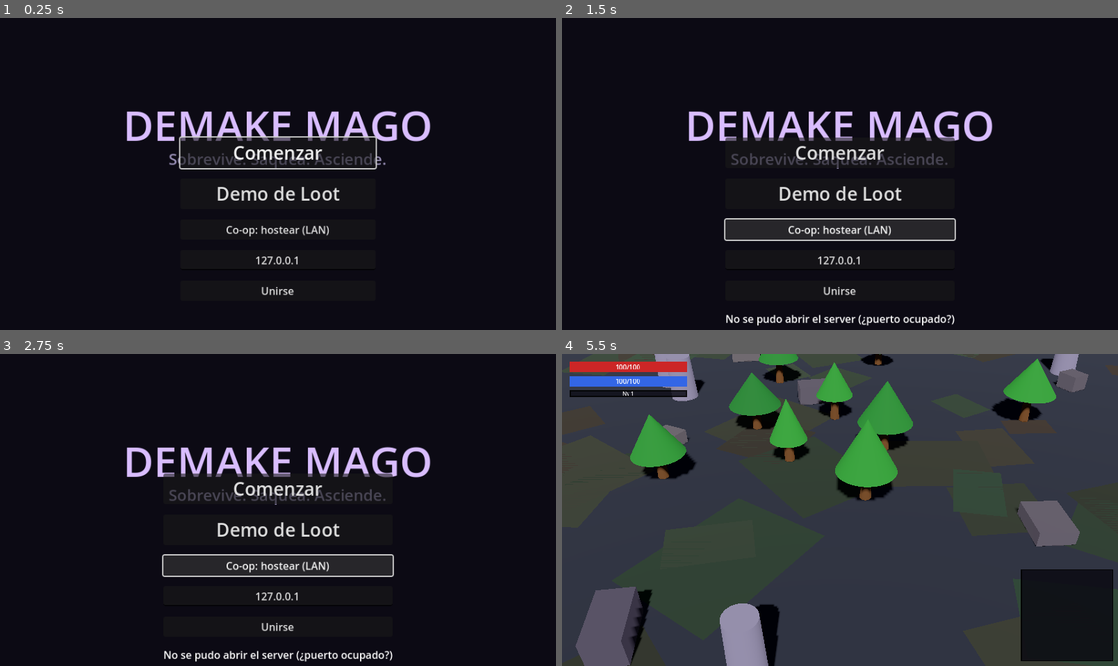
Above: before the commit, frames 1-4 (two rows, left to right).
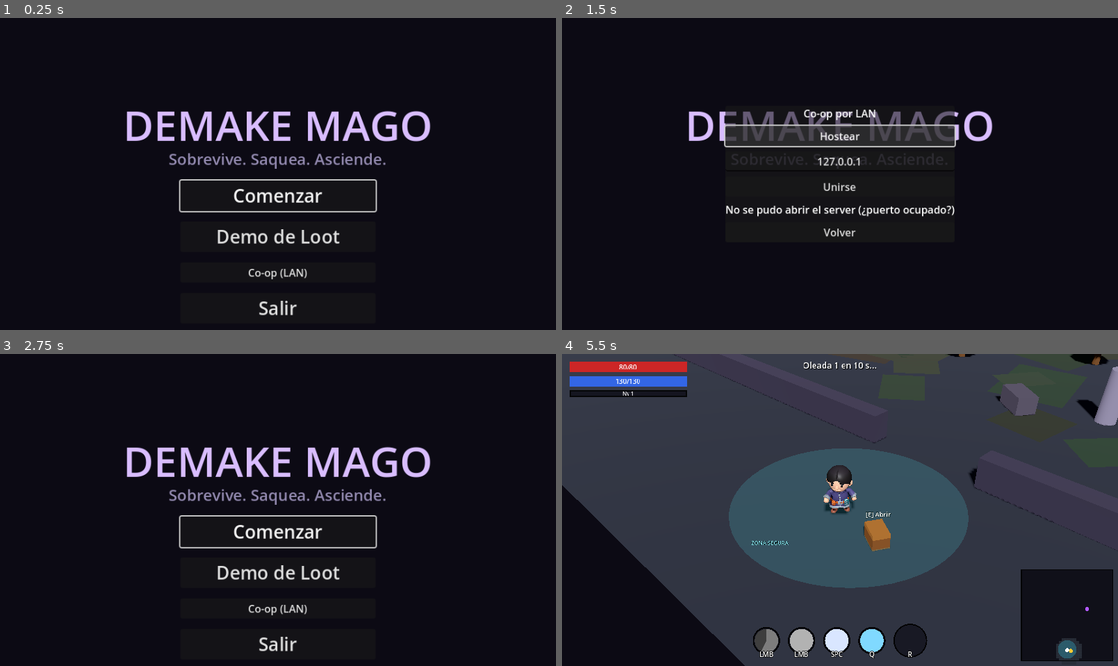
Above: after the commit, the same moments.

Repository: meatxsucks/godot-game
Game: Godot game, scene res://scenes/ui/MainMenu.tscn
Same seed, same stepped clock (60 frames per second), same inputs: the game is played once before the commit and once after it.
Inputs (mouse positions are in pixels of both pictures, inside the frame that each line leads up to):
- Up to frame 1 (0.25 s): no input
- Up to frame 2 (1.5 s): click (840, 273) at 0.5 s, where only the run after the commit has a clickable "Co-op (LAN)"; click "Co-op: hostear (LAN)" (after the commit: "Hostear") at 1.25 s
- Up to frame 3 (2.75 s): click (278, 569) at 2 s, where only the run after the commit has a clickable "Volver"
- Up to frame 4 (5.5 s): click "Comenzar" at 2.75 s; tap Enter at 3.5 s; move the mouse to (962, 494) at 3.52 s; hold D (move_right) 3.53-4.25 s; tap Space (ability_dash) at 3.6 s; click (962, 494) at 3.67 s; click "Elegir" at 4.25 s; drag from (728, 525) to (812, 572) at 5.02 s

The runs differ from the first frame. In frame 1, 3.6% of the frame differs, in the area x 32-68%, y 37-96%; in frame 2, 6.1%; in frame 3, 4.8%; in frame 4, 40%, in the area x 0-100%, y 0-100%.

Commit message:
Fix: close_connection rompía el modo offline + co-op en submenú propio
- close_connection() dejaba multiplayer_peer en null → is_server() daba
  false y la Arena no spawneaba al player al venir del menú. Ahora
  restaura un OfflineMultiplayerPeer. LobbySmoke cubre la regresión.
- El co-op ya no infla el menú principal (tapaba el título): un solo
  botón "Co-op (LAN)" abre un submenú centrado con Hostear / IP /
  Unirse / Volver.

Diff:
--- a/scripts/core/net.gd
+++ b/scripts/core/net.gd
@@ -45,9 +45,11 @@
 
 func close_connection() -> void:
 	player_classes.clear()
-	if multiplayer.multiplayer_peer != null:
+	if is_online():
 		multiplayer.multiplayer_peer.close()
-		multiplayer.multiplayer_peer = null
+	# NUNCA dejar el peer en null: sin peer, multiplayer.is_server() deja de
+	# dar true y el modo offline se rompe (la Arena no spawnea al player).
+	multiplayer.multiplayer_peer = OfflineMultiplayerPeer.new()
 
 # --- Registro de jugadores (E1.5) ----------------------------------------------
 
--- a/scripts/ui/main_menu.gd
+++ b/scripts/ui/main_menu.gd
@@ -4,8 +4,10 @@
 @onready var btn_loot: Button = $VBox/BtnLoot
 @onready var btn_quit: Button = $VBox/BtnQuit
 
-## Co-op ENet local (E1.5). Construida por código para no tocar la escena;
-## cuando entre GodotSteam esto se reemplaza por el lobby de Steam.
+## Co-op ENet local (E1.5). Un solo botón en el menú principal que abre un
+## submenú aparte (así el menú no crece y tapa el título). Construido por
+## código; cuando entre GodotSteam esto se reemplaza por el lobby de Steam.
+var _coop_panel: Control
 var _btn_host: Button
 var _ip_edit: LineEdit
 var _btn_join: Button
@@ -28,29 +30,70 @@
 func _build_coop_ui() -> void:
 	var vbox: VBoxContainer = $VBox
 
+	# Menú principal: un solo botón que abre el submenú de LAN.
+	var btn_coop := Button.new()
+	btn_coop.text = tr("Co-op (LAN)")
+	btn_coop.pressed.connect(_on_coop_pressed)
+	vbox.add_child(btn_coop)
+	# El Salir queda siempre último.
+	vbox.move_child(btn_quit, vbox.get_child_count() - 1)
+
+	# Submenú co-op: pantalla aparte, centrada, oculta hasta que se abre.
+	var center := CenterContainer.new()
+	center.set_anchors_preset(Control.PRESET_FULL_RECT)
+	center.visible = false
+	add_child(center)
+	_coop_panel = center
+
+	var panel := PanelContainer.new()
+	center.add_child(panel)
+	var box := VBoxContainer.new()
+	box.custom_minimum_size = Vector2(220, 0)
+	box.add_theme_constant_override(&"separation", 8)
+	panel.add_child(box)
+
+	var title := Label.new()
+	title.text = tr("Co-op por LAN")
+	title.horizontal_alignment = HORIZONTAL_ALIGNMENT_CENTER
+	box.add_child(title)
+
 	_btn_host = Button.new()
-	_btn_host.text = tr("Co-op: hostear (LAN)")
+	_btn_host.text = tr("Hostear")
 	_btn_host.pressed.connect(_on_host_pressed)
-	vbox.add_child(_btn_host)
+	box.add_child(_btn_host)
 
-	# Todo en vertical, como el resto del menú.
 	_ip_edit = LineEdit.new()
 	_ip_edit.text = "127.0.0.1"
 	_ip_edit.placeholder_text = tr("IP del host")
 	_ip_edit.alignment = HORIZONTAL_ALIGNMENT_CENTER
-	vbox.add_child(_ip_edit)
+	box.add_child(_ip_edit)
 
 	_btn_join = Button.new()
 	_btn_join.text = tr("Unirse")
 	_btn_join.pressed.connect(_on_join_pressed)
-	vbox.add_child(_btn_join)
+	box.add_child(_btn_join)
 
 	_net_status = Label.new()
 	_net_status.horizontal_alignment = HORIZONTAL_ALIGNMENT_CENTER
-	vbox.add_child(_net_status)
+	box.add_child(_net_status)
 
-	# El Salir queda siempre último.
-	vbox.move_child(btn_quit, vbox.get_child_count() - 1)
+	var btn_back := Button.new()
+	btn_back.text = tr("Volver")
+	btn_back.pressed.connect(_on_coop_back_pressed)
+	box.add_child(btn_back)
+
+func _on_coop_pressed() -> void:
+	$VBox.visible = false
+	_coop_panel.visible = true
+	_btn_host.grab_focus()
+
+func _on_coop_back_pressed() -> void:
+	Net.close_connection() # cancela un intento de conexión colgado
+	_btn_join.disabled = false
+	_net_status.text = ""
+	_coop_panel.visible = false
+	$VBox.visible = true
+	btn_play.grab_focus()
 
 func _on_host_pressed() -> void:
 	if Net.host_game() == OK:
--- a/tests/lobby_smoke.gd
+++ b/tests/lobby_smoke.gd
@@ -6,6 +6,11 @@
 
 func _ready() -> void:
 	Game.selected_class = &"warrior"
+	# Simula venir del menú: close_connection() NO debe romper el modo
+	# offline (regresión real: dejaba el peer en null y is_server() daba
+	# false → la Arena no spawneaba al player).
+	Net.close_connection()
+	assert(multiplayer.is_server(), "offline sigue siendo 'server' tras cerrar la conexión")
 	var arena: Node3D = load("res://scenes/levels/Arena.tscn").instantiate()
 	add_child(arena)
 
